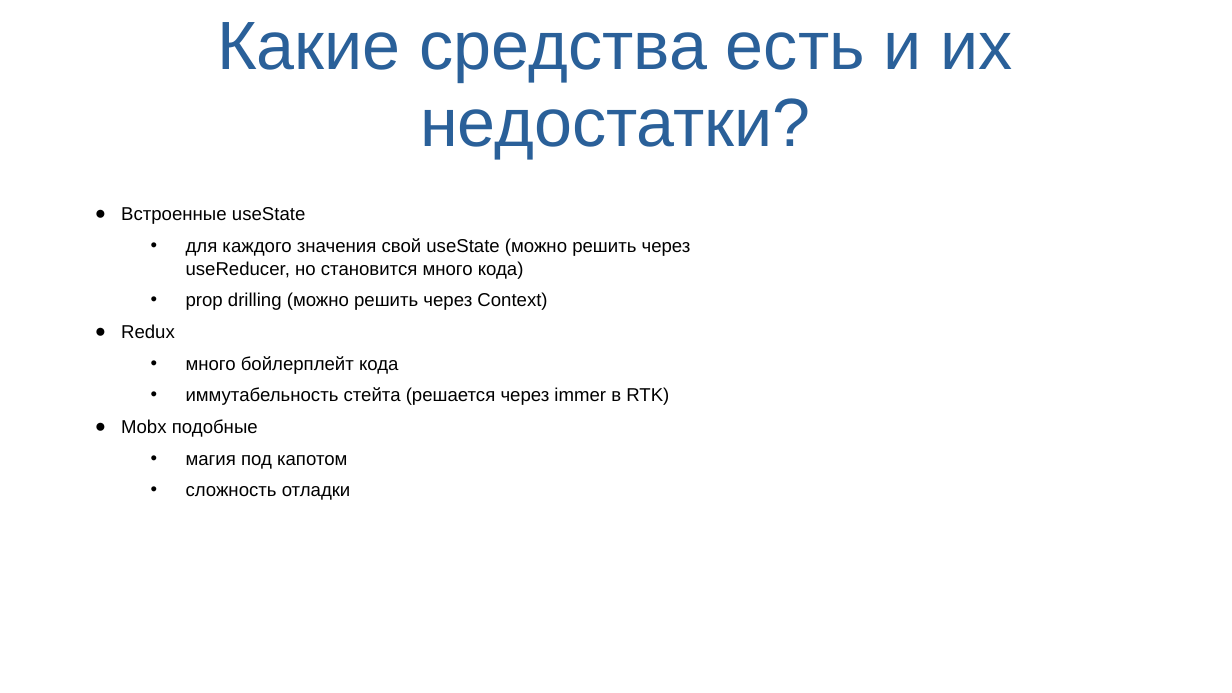
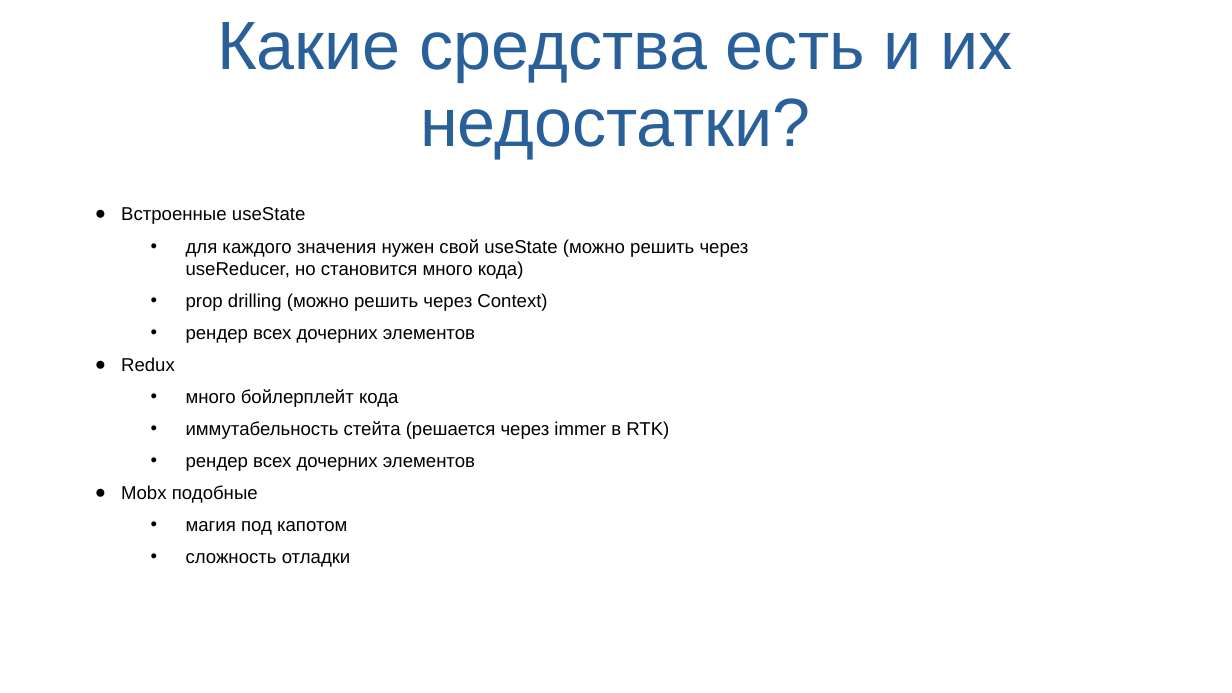
Before and after one commit to uzambara/react-signals, a slide deck: slide 2 of Преза/Преза.ppt. Drawn at 1232x693 pixels with LibreOffice and Linux fonts; fonts in the diff are those of the drawing. Boxes give left, top, right and bottom in pixels: in the first picture for what was removed or moved away, otherwise in the second. Text is boxed around its words. In the diff, an @@ line names an element or a change of style, - is before the commit and + after.

```diff
--- a/Преза/Преза.ppt
+++ b/Преза/Преза.ppt
@@ text at [186,239,749,279]: text changed @@
-  • для каждого значения свой useState (можно решить через useReducer, но становится много кода)
+  • для каждого значения нужен свой useState (можно решить через useReducer, но становится много кода)
@@ text at [186,329,475,343]: paragraph added @@
+  • рендер всех дочерних элементов
@@ text at [186,457,475,471]: paragraph added @@
+  • рендер всех дочерних элементов
```
Also in this commit, not shown: 2 other slides changed, 2 slides added, 16 other files.
